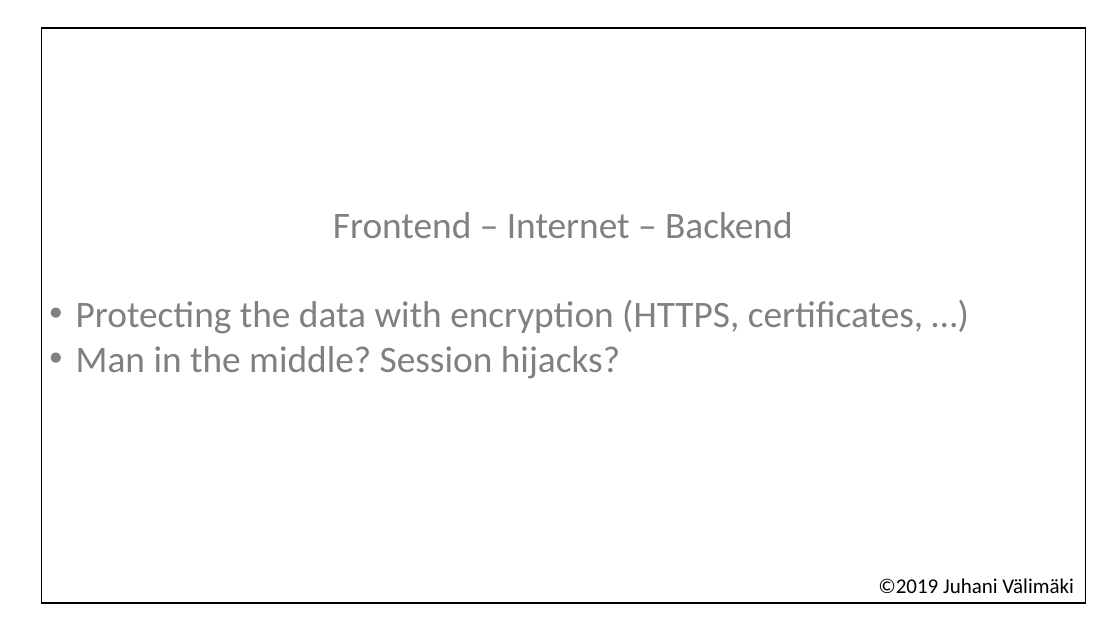
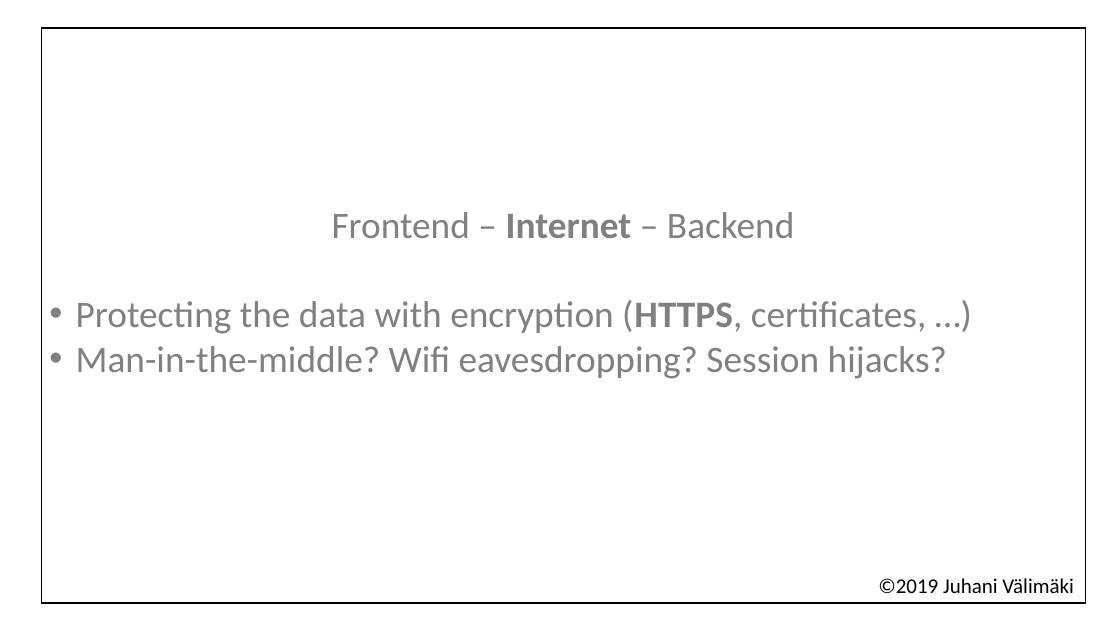
Before and after one commit to valju/docs_backend_design, a slide deck: slide 3 of WhatToDoInFrontBackAndDB_usability_performance_security/What to check where in full-stack.pptx. Drawn at 1120x630 pixels with LibreOffice and Linux fonts; fonts in the diff are those of the drawing. Boxes give left, top, right and bottom in pixels: in the first picture for what was removed or moved away, otherwise in the second. Text is boxed around its words. In the diff, an @@ line names an element or a change of style, - is before the commit and + after.

```diff
--- a/WhatToDoInFrontBackAndDB_usability_performance_security/What to check where in full-stack.pptx
+++ b/WhatToDoInFrontBackAndDB_usability_performance_security/What to check where in full-stack.pptx
@@ text in rectangle at bbox=[76, 212, 926, 334]: bold on in "Internet", "(HTTPS," @@
@@ text in rectangle at bbox=[76, 346, 947, 379]: text changed @@
-• Man in the middle? Session hijacks?
+• Man-in-the-middle? Wifi eavesdropping? Session hijacks?
```
Also in this commit, not shown: 2 other slides changed, 1 other file.
